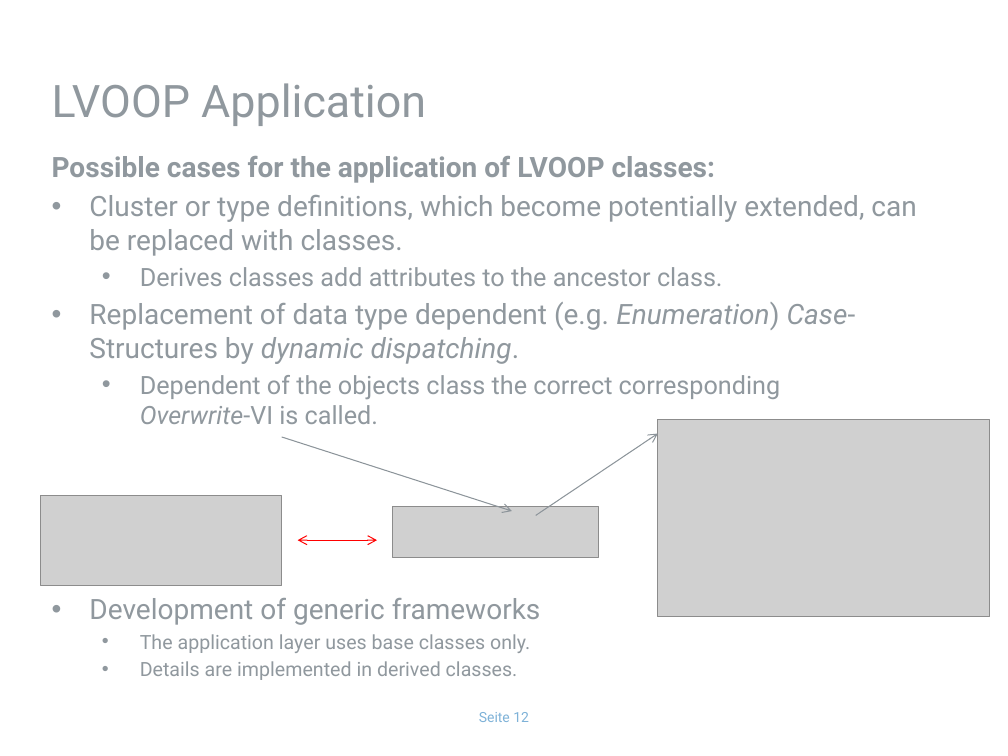
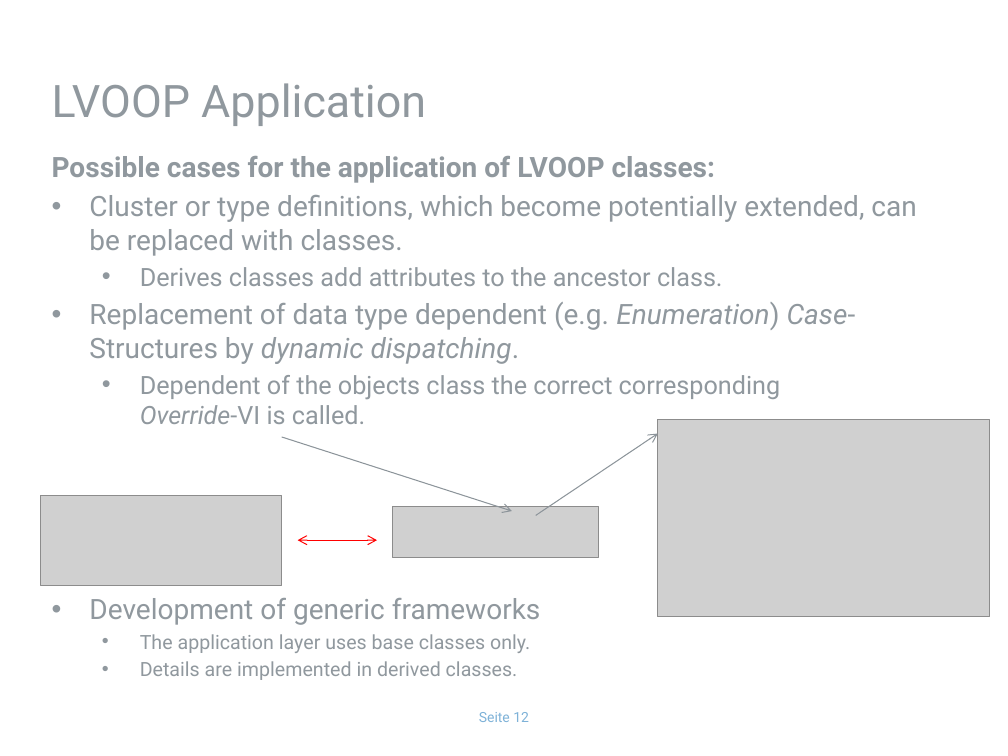
Before and after one commit to HB-GSI/VIP2012, a slide deck: slide 12 of Docs/LVOOP_vip2012_e.pptx. Drawn at 1008x756 pixels with LibreOffice and Linux fonts; fonts in the diff are those of the drawing; grey boxes stand for pictures; background and template pictures are left out. Boxes give left, top, right and bottom in pixels: in the first picture for what was removed or moved away, otherwise in the second. Text is boxed around its words. In the diff, an @@ line names an element or a change of style, - is before the commit and + after.

Commit message:
Correct typo overwrite -> override

```diff
--- a/Docs/LVOOP_vip2012_e.pptx
+++ b/Docs/LVOOP_vip2012_e.pptx
@@ text at bbox=[140, 375, 780, 424]: text changed @@
-  • Dependent of the objects class the correct corresponding
-    Overwrite-VI is called.
+  • Dependent of the objects class the correct corresponding
+    Override-VI is called.
```
Also in this commit, not shown: 1 other slide changed, 3 other files.
